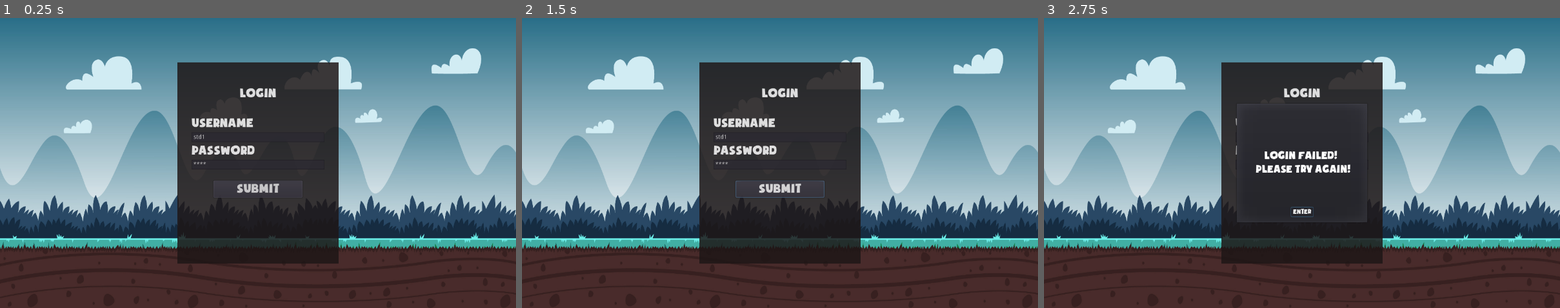
Above: before the commit, frames 1-3 (left to right).
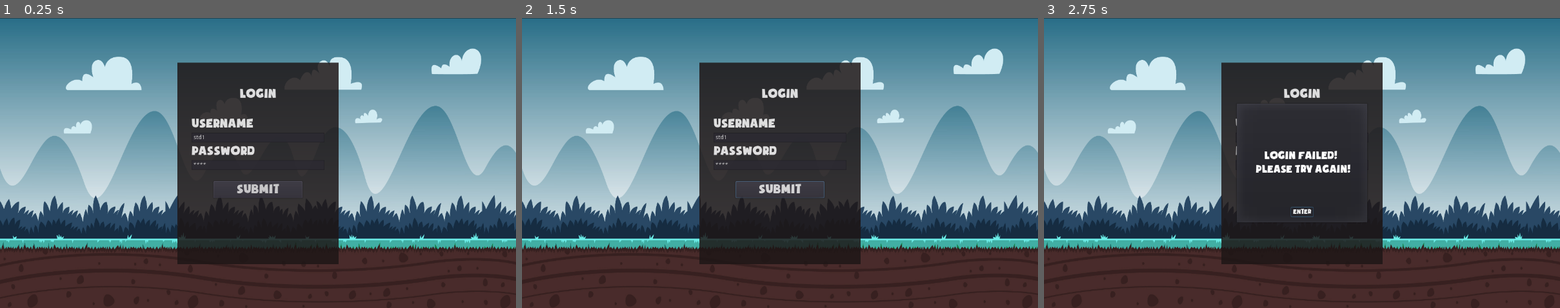
Above: after the commit, the same moments.

Repository: liangxuchao/cz3003gamefrontend
Game: Godot game, scene res://main.tscn
Two runs of this game, one before a commit and one after it. Both use one fixed random seed, a clock stepped at 60 frames per second and the inputs below.
Inputs:
- Up to frame 1 (0.25 s): no input
- Up to frame 2 (1.5 s): click "SUBMIT" at 0.5 s; click "Enter" at 1.25 s
- Up to frame 3 (2.75 s): click "SUBMIT" at 2 s

The runs differ from the first frame. In frame 1, 1.8% of the frame differs, in the area x 0-100%, y 0-85%; in frame 2, 2.0%; in frame 3, 1.6%.

Commit message:
zx updates

Diff:
--- a/game/gameselection/world2/world2Section.tscn
+++ b/game/gameselection/world2/world2Section.tscn
@@ -1,7 +1,7 @@
 [gd_scene load_steps=9 format=2]
 
 [ext_resource path="res://public/image/world2/BG desert.jpg" type="Texture" id=1]
-[ext_resource path="res://public/image/world2/board.png" type="Texture" id=2]
+[ext_resource path="res://public/image/world2/4Z_2101.w017.n001.354B.p15.354-removebg-preview copy 4.png" type="Texture" id=2]
 [ext_resource path="res://public/image/world2/wood bg world.png" type="Texture" id=3]
 [ext_resource path="res://public/image/world2/ChooseSectionTitle.png" type="Texture" id=4]
 [ext_resource path="res://public/fonts/soupofjustice.ttf" type="DynamicFontData" id=5]
@@ -108,6 +108,7 @@
 margin_right = 37.0
 margin_bottom = 16.0
 custom_fonts/font = ExtResource( 7 )
+custom_colors/font_color = Color( 0.352941, 0.215686, 0.0627451, 1 )
 text = "EASY"
 __meta__ = {
 "_edit_use_anchors_": false
@@ -135,6 +136,7 @@
 margin_right = 57.5
 margin_bottom = 16.0
 custom_fonts/font = ExtResource( 7 )
+custom_colors/font_color = Color( 0.352941, 0.215686, 0.0627451, 1 )
 text = "MEDIUM"
 __meta__ = {
 "_edit_use_anchors_": false
@@ -162,6 +164,7 @@
 margin_right = 37.0
 margin_bottom = 16.0
 custom_fonts/font = ExtResource( 7 )
+custom_colors/font_color = Color( 0.352941, 0.215686, 0.0627451, 1 )
 text = "Hard"
 __meta__ = {
 "_edit_use_anchors_": false
--- a/game/pve/World3/PVECombat.gd
+++ b/game/pve/World3/PVECombat.gd
@@ -1,6 +1,6 @@
 extends Node2D
-var win_scene = preload("res://game/pve/World2/Winner.tscn").instance()
-var lose_scene = preload("res://game/pve/World2/LOSE.tscn").instance()
+var win_scene = preload("res://game/pve/World3/Winner.tscn").instance()
+var lose_scene = preload("res://game/pve/World3/LOSE.tscn").instance()
 var animation = null
 
 var menu_scene = preload("res://game/interface/Menu/World3/Menu.tscn").instance()
--- a/main.tscn
+++ b/main.tscn
@@ -7,3 +7,5 @@
 [node name="Interface" type="CanvasLayer" parent="."]
 
 [node name="LoginScreen" parent="Interface" instance=ExtResource( 2 )]
+anchor_top = 0.00134794
+anchor_bottom = 1.00135
